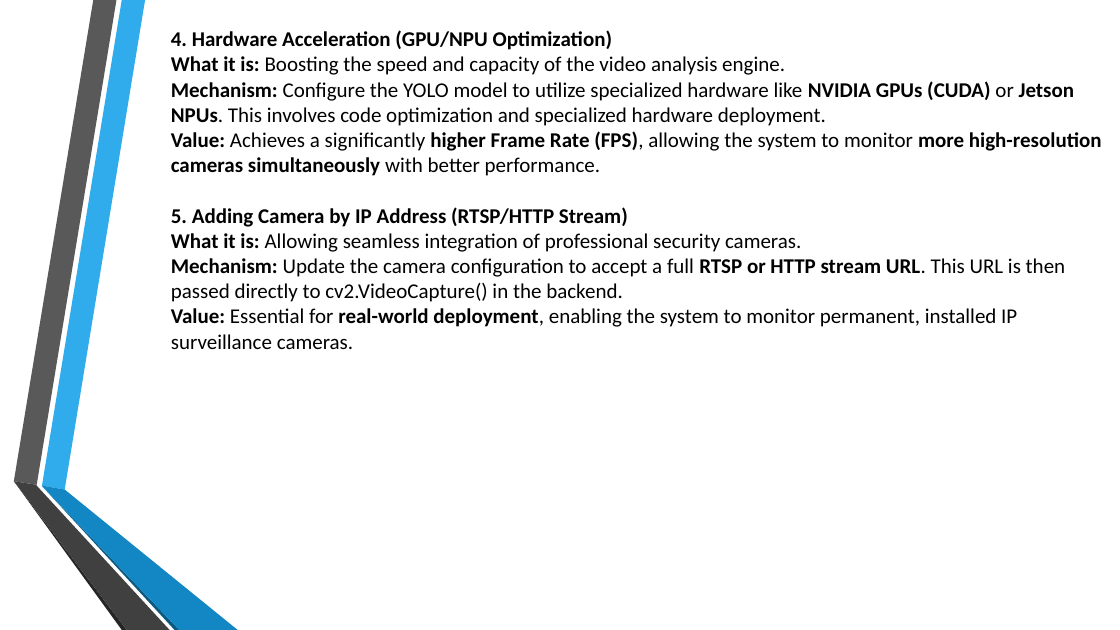
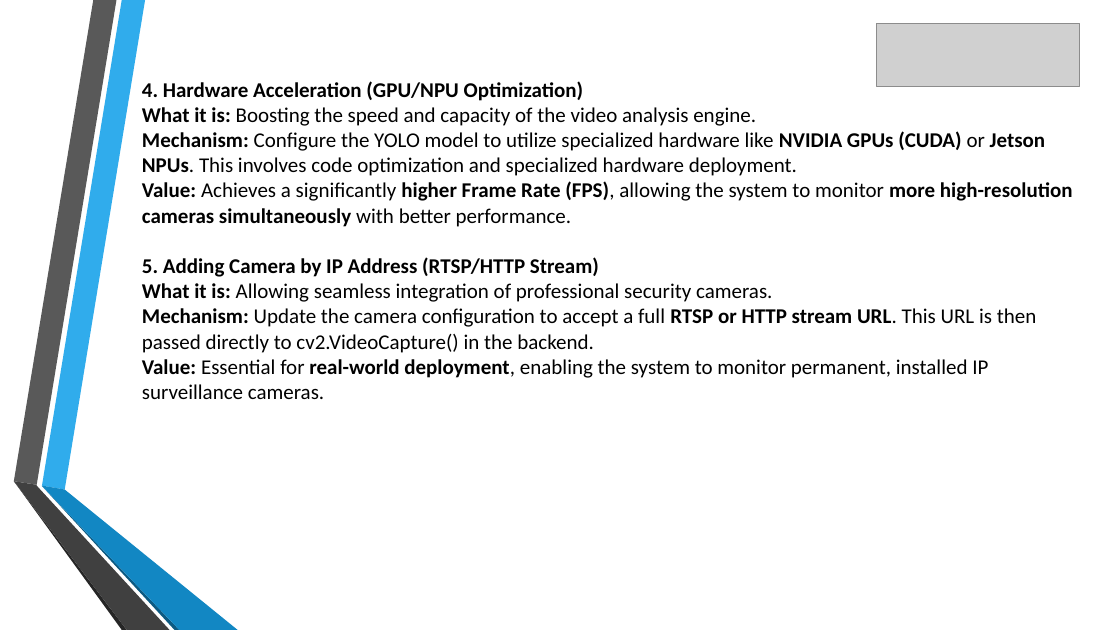
Before and after one commit to shanmuk27/infosys_crowdcount_october2025_Shanmuk, a slide deck: slide 10 of Crowd Count.pptx. Drawn at 1120x630 pixels with LibreOffice and Linux fonts; fonts in the diff are those of the drawing; grey boxes stand for pictures; background and template pictures are left out. Boxes give left, top, right and bottom in pixels: in the first picture for what was removed or moved away, otherwise in the second. Text is boxed around its words. In the diff, an @@ line names an element or a change of style, - is before the commit and + after.

```diff
--- a/Crowd Count.pptx
+++ b/Crowd Count.pptx
@@ picture added at (876, 23, 1081, 86) @@
@@ text "4. Hardware Acceleration (GPU/NPU Optimization)": place and size @@
-text "4. Hardware Acceleration (GPU/NPU Optimization)" at (171, 30, 1102, 349)
+text "4. Hardware Acceleration (GPU/NPU Optimization)" at (142, 81, 1073, 399)
```
Also in this commit, not shown: 25 other slides changed.
